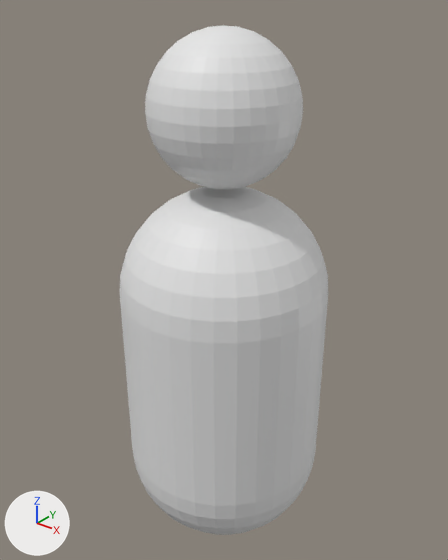
A saved change to the glTF model TsProject/src/missions/headshot-flex/rig.glb.
One viewpoint serves both versions: a camera (50 mm lens) standing at (1.008, -1.261, 1.651) and looking at (-0.023, 0.029, 0.852). The axes (+X, +Y, +Z) are drawn at lower left. The lights are the same throughout.

The first picture shows 'Sphere', 'f'.
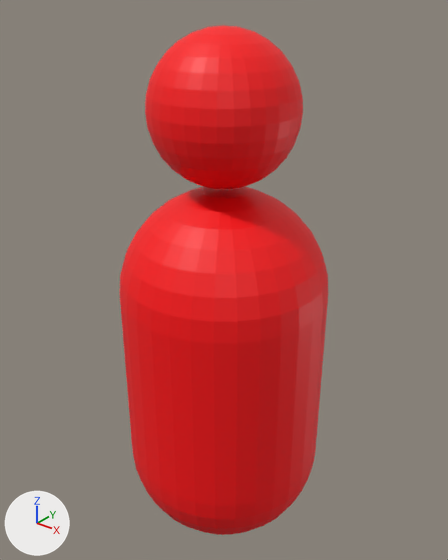
Boxes (x1, y1, x2, y2) around the edits, measured in the pictures (448 x 560 px):
```json
{"object": "f", "change": "recoloured", "before": [120, 187, 328, 535], "after": [120, 187, 328, 535], "on screen": "grey to red"}
{"object": "Sphere", "change": "recoloured", "before": [145, 26, 303, 189], "after": [145, 26, 303, 189], "on screen": "grey to red"}
```

Scene script edits in JSON lines:
```json
{"op": "add", "block": "mat_material_001", "code": ["mat_material_001 = principled_material('Material.001')", "mat_material_001.base_color = (1.0, 0.0, 0.00215)  # red #ff0007"]}
{"block": "me_sphere", "where": "me_sphere.from_pydata(...)  # 514 vertices, 1024 faces; spans x -0.3..0.3, y -0.3..0.3, z 0.0..1.14"}
{"op": "add", "block": "me_sphere", "code": "me_sphere.materials.append(mat_material_001)  # red #ff0007"}
{"block": "me_sphere_001", "where": "me_sphere_001.from_pydata(...)  # 482 vertices, 960 faces; spans x -0.2..0.2, y -0.2..0.2, z 1.15..1.55"}
{"op": "add", "block": "me_sphere_001", "code": "me_sphere_001.materials.append(mat_material_001)  # red #ff0007"}
```
